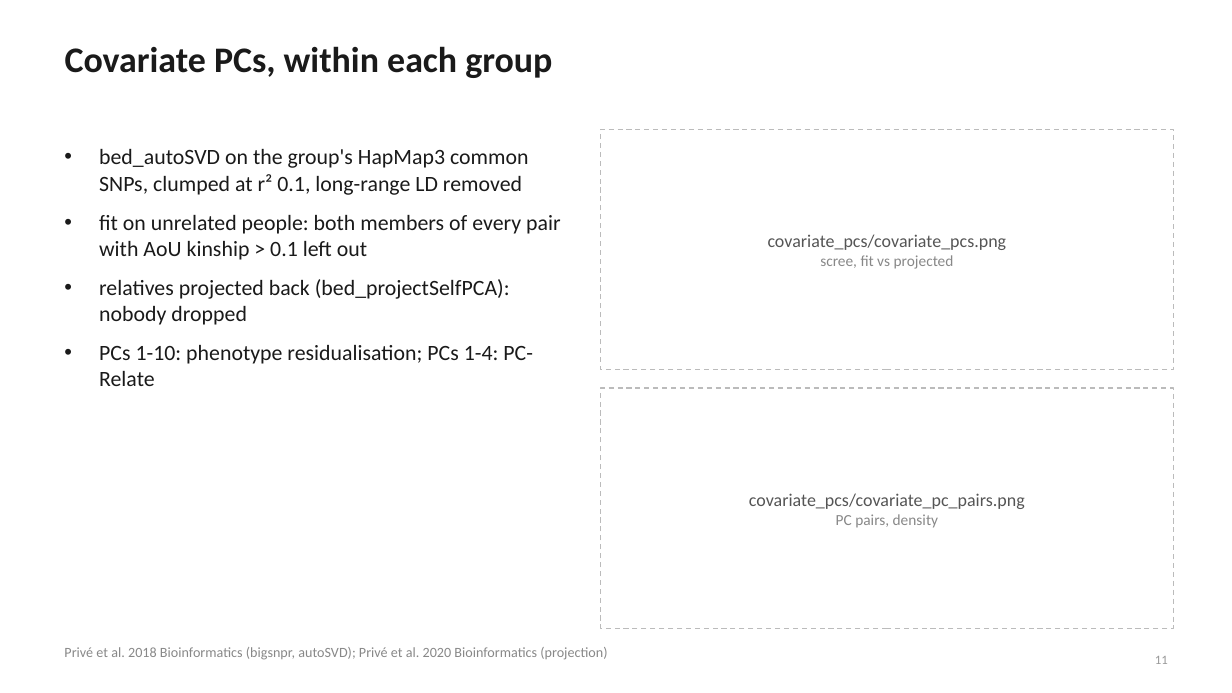
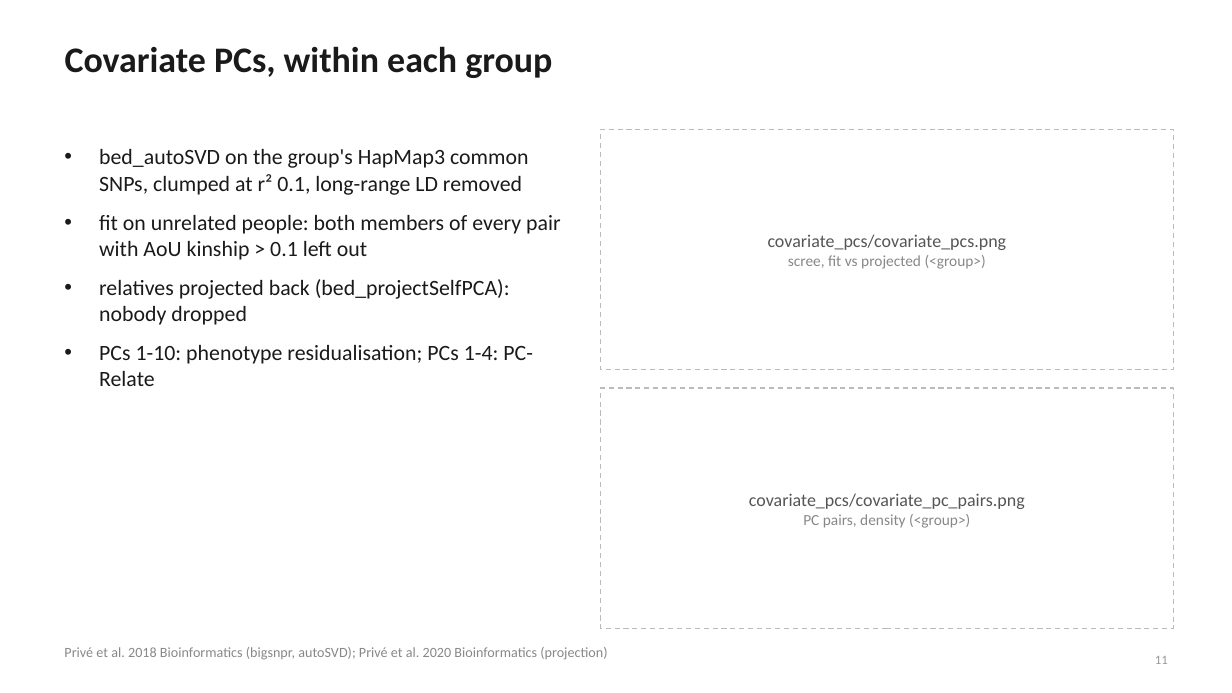
Before and after one commit to mkiravn/aou-covariance, a slide deck: slide 11 of slides/relatedness_scaffold.pptx. Drawn at 1232x693 pixels with LibreOffice and Linux fonts; fonts in the diff are those of the drawing. Boxes give left, top, right and bottom in pixels: in the first picture for what was removed or moved away, otherwise in the second. Text is boxed around its words. In the diff, an @@ line names an element or a change of style, - is before the commit and + after.

```diff
--- a/slides/relatedness_scaffold.pptx
+++ b/slides/relatedness_scaffold.pptx
@@ text at <box>788,255,986,269</box>: text changed @@
-scree, fit vs projected
+scree, fit vs projected (<group>)
@@ text at <box>803,514,970,528</box>: text changed @@
-PC pairs, density
+PC pairs, density (<group>)
```
Also in this commit, not shown: 9 other slides changed, 3 slides added, 2 other files.
